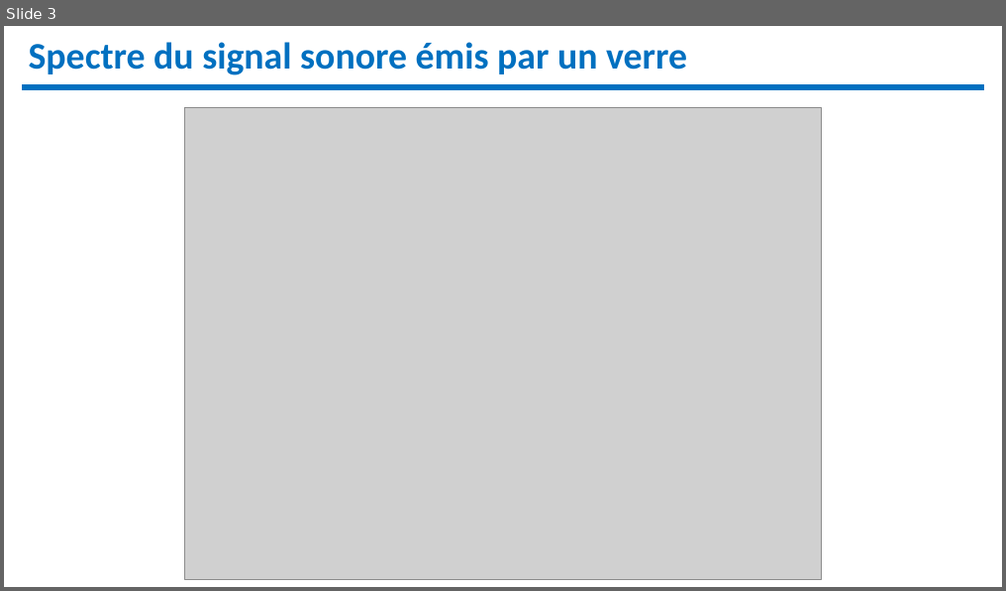
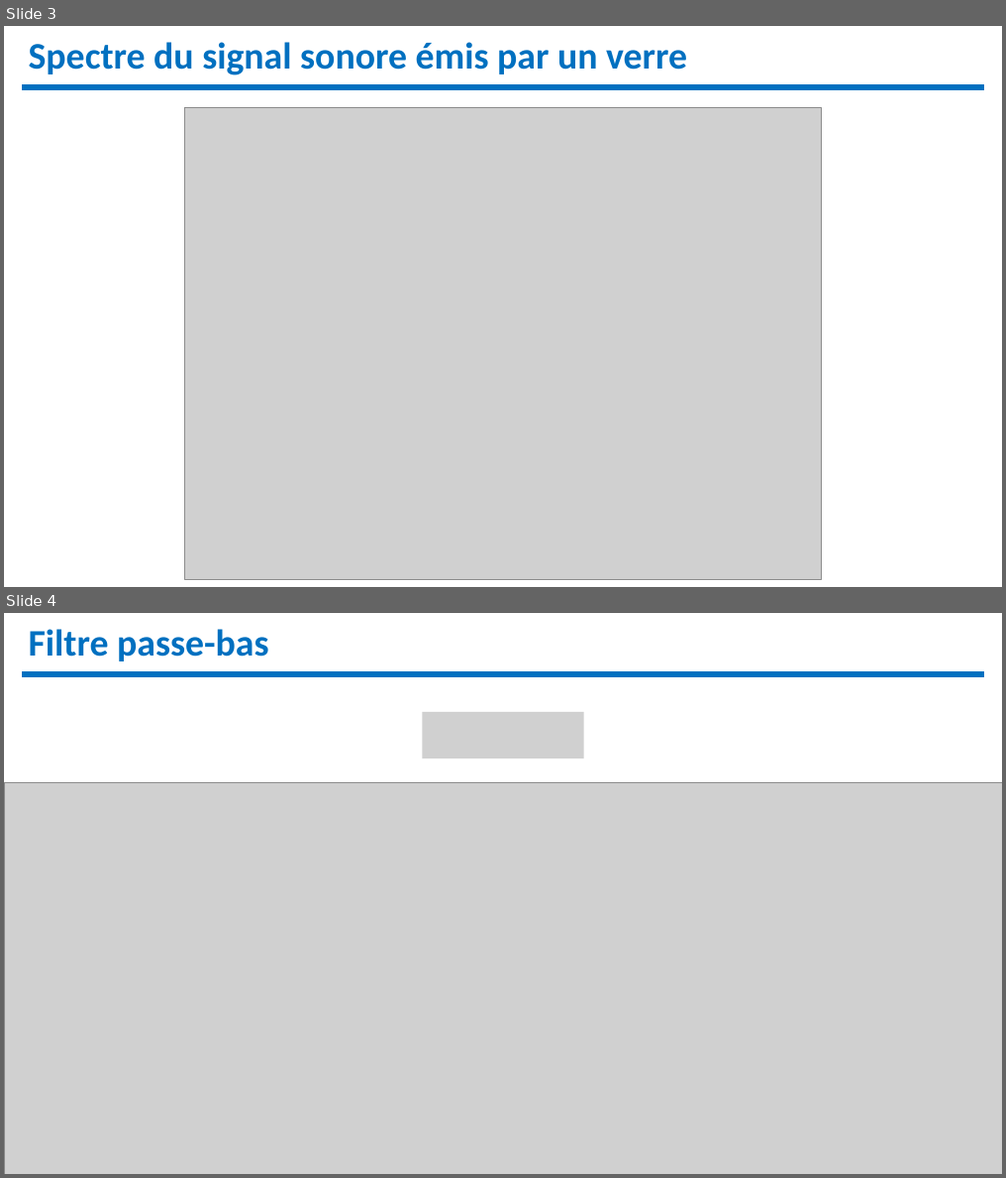
Before and after one commit to remimetzdorff/agregation, a slide deck: Leçons/diapo/LP12.pptx. Shown one above the other, each under a label of ours: slide 3 before the commit, slides 3 and 4 after it. The pictures are 1006x591 and 1006x1178 pixels, drawn with LibreOffice and Linux fonts; fonts in the diff are those of the drawing; grey boxes stand for pictures. Boxes give left, top, right and bottom in pixels: in the first picture for what was removed or moved away, otherwise in the second. Text is boxed around its words. In the diff, an @@ line names an element or a change of style, - is before the commit and + after.

```diff
--- a/Leçons/diapo/LP12.pptx
+++ b/Leçons/diapo/LP12.pptx
@@ slide 4 added at box(4, 613, 1002, 1174), background #FFFFFF @@
@@ text added at box(29, 629, 269, 662), 36 pt, text #0070C0, bold @@
+Filtre passe-bas
@@ line added from (22, 674) to (985, 674), #0070C0 6 pt @@
@@ picture added at box(423, 712, 584, 759) @@
@@ picture added at box(4, 782, 1002, 1174) @@
```
Also in this commit, not shown: 5 other slides added, 37 other files.
